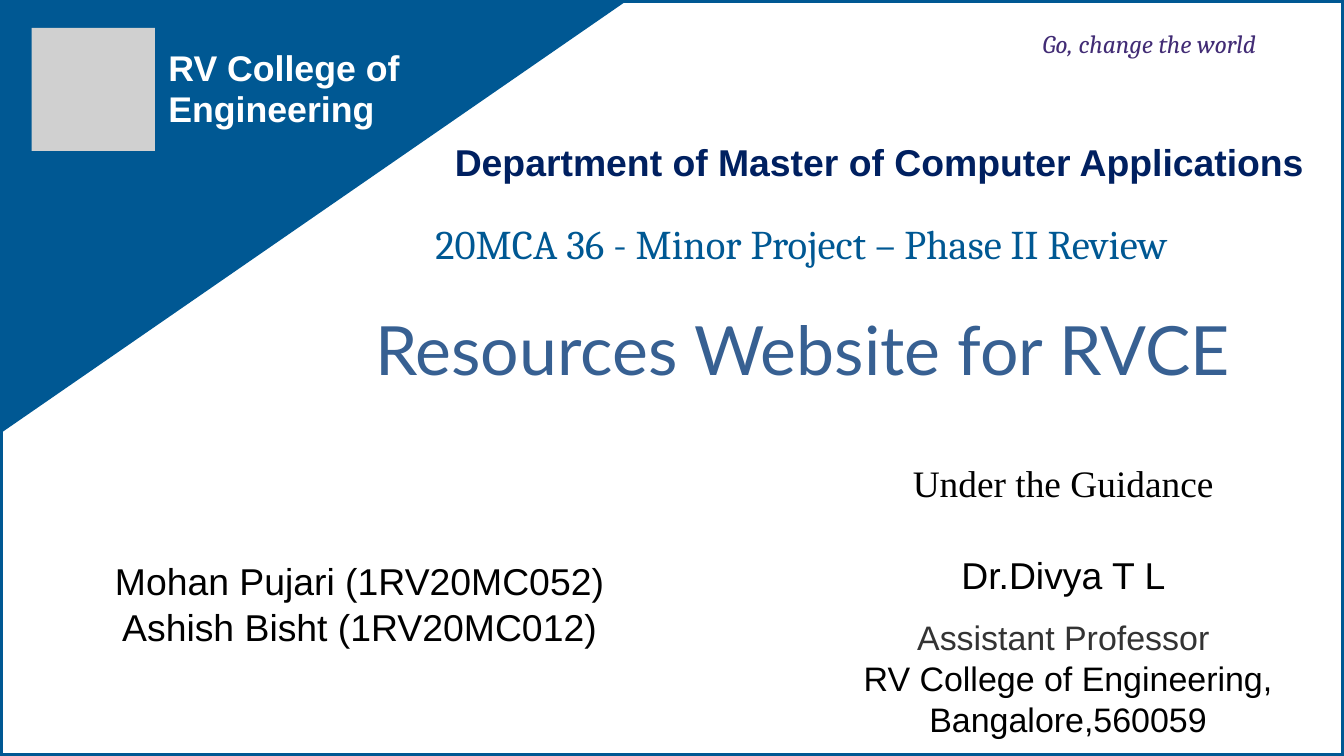
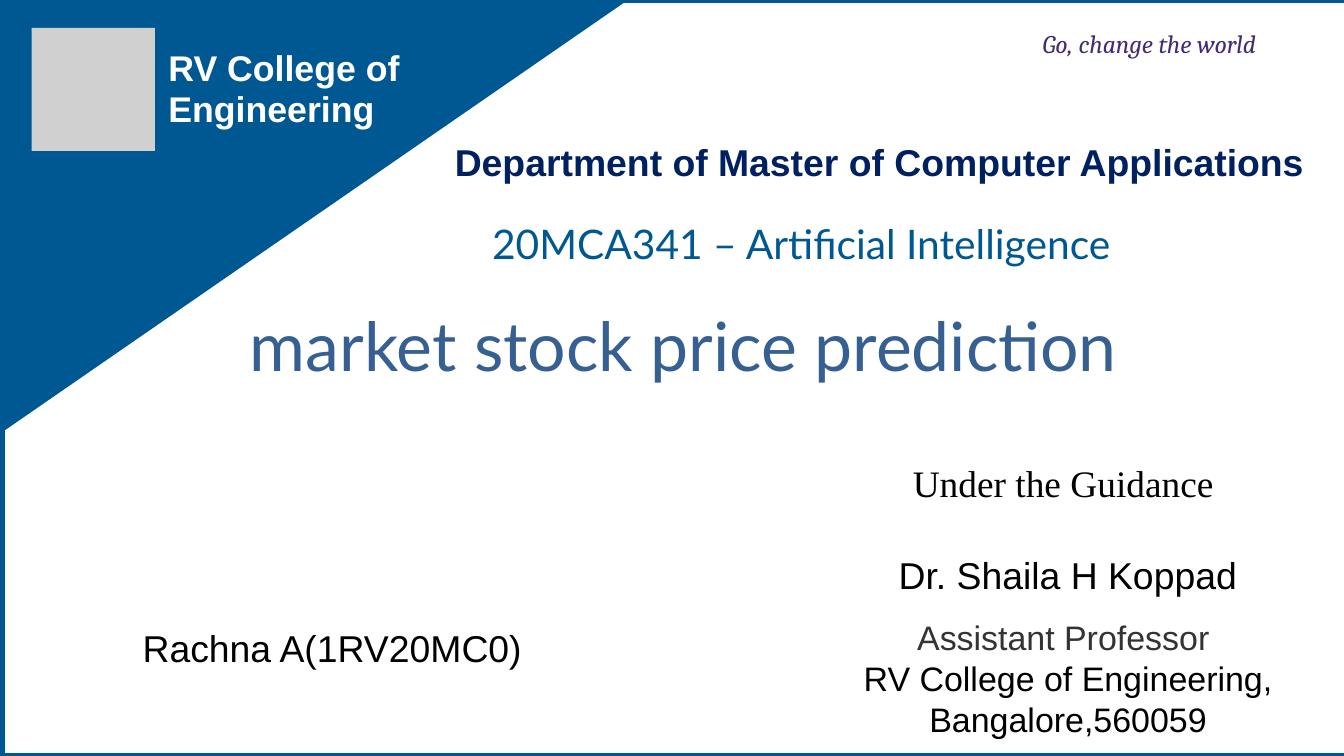
Before and after one commit to mohanrockz/Minor-Project, a slide deck: slide 1 of 20mca36-Minor Project_Phase 2_template.ppt. Drawn at 1344x756 pixels with LibreOffice and Linux fonts; fonts in the diff are those of the drawing; grey boxes stand for pictures; background and template pictures are left out. Boxes give left, top, right and bottom in pixels: in the first picture for what was removed or moved away, otherwise in the second. Text is boxed around its words. In the diff, an @@ line names an element or a change of style, - is before the commit and + after.

```diff
--- a/20mca36-Minor Project_Phase 2_template.ppt
+++ b/20mca36-Minor Project_Phase 2_template.ppt
@@ text at bbox=[492, 229, 1110, 267]: text changed; font Cambria to Lato @@
-20MCA 36 - Minor Project – Phase II Review
+20MCA341 – Artificial Intelligence
@@ text at bbox=[250, 321, 1117, 383]: text changed @@
-Resources Website for RVCE
+market stock price prediction
@@ text at bbox=[899, 562, 1237, 596]: text changed @@
-Dr.Divya T L
+Dr. Shaila H Koppad
@@ text at bbox=[143, 635, 522, 670]: text changed @@
-Mohan Pujari (1RV20MC052)
-Ashish Bisht (1RV20MC012)
+Rachna A(1RV20MC0)
```
Also in this commit, not shown: 1 other slide changed, 1 slide added, 1 slide removed, 1 other file.
